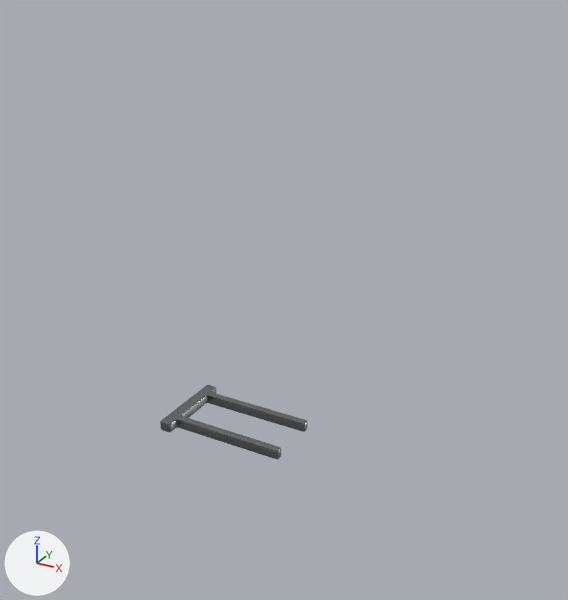
One commit to the FBX model Intensif_vr_Spaceship/Assets/GameAssets/3d/Fbx/LevierPrincipal.fbx: the scene before it, then after it.
The view is the same before and after, from a camera (50 mm lens) standing at (0.0067, -0.01039, 0.00785) and looking at (0.00108, -0.00019, 0.00275). The axes (+X, +Y, +Z) are drawn at lower left. The lights are the same throughout. Where no turn or scale is listed for an object, it has been applied to the vertices.

The first picture shows 'LevierPrincipal', 'LevierPrincipal1'.
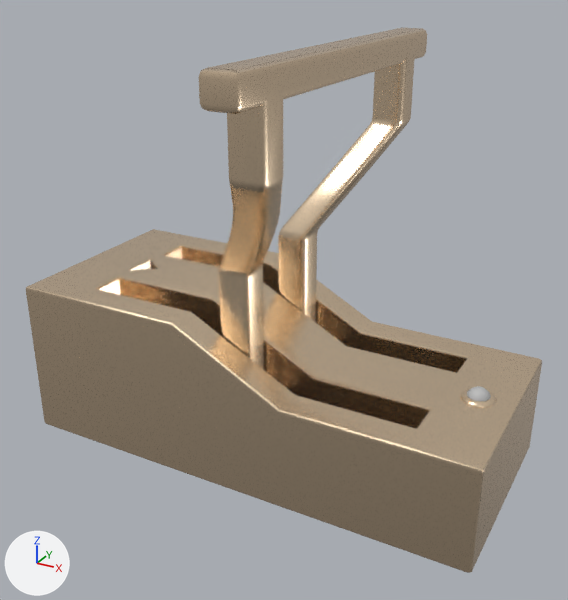
Pixel boxes [x1, y1, x2, y2] of what changed, in the pictures (568 x 600 px):
'LevierBase1', added (beige)
    after: [26, 229, 542, 573]
'LevierPrincipal1', surface changed, reshaped, moved
    before: [185, 385, 307, 432]
    after: [199, 43, 355, 369]
'LevierPrincipal', surface changed, reshaped, moved
    before: [160, 402, 281, 459]
    after: [278, 27, 427, 322]
'Lumiere', added
    after: [467, 386, 491, 401]

The change, as a list of edits to the scene's bpy script:
```text
Change mat_levierprincipalss:
    where n0 = _N.new('ShaderNodeBsdfPrincipled'); n0.name = 'Principled BSDF'
    add n0.inputs[0].default_value = (0.93, 0.723, 0.503, 1.0)  # 'Base Color', beige #f7ddbc
    add n0.inputs[1].default_value = 1.0  # 'Metallic'
    add n0.inputs[2].default_value = 0.25  # 'Roughness'
    remove n2 = _N.new('ShaderNodeTexImage'); n2.name = 'Image Texture'
    remove n2.image = img_levierprincipal_lambert1_basecolor_png
    remove n3 = _N.new('ShaderNodeTexImage'); n3.name = 'Image Texture.001'
    remove n3.image = img_levierprincipal_lambert1_roughness_png
    remove n4 = _N.new('ShaderNodeTexImage'); n4.name = 'Image Texture.002'
    remove n4.image = img_levierprincipal_lambert1_metallic_png
    remove _L.new(n2.outputs[0], n0.inputs[0])  # 'Color' to 'Base Color'
    remove _L.new(n3.outputs[0], n0.inputs[2])  # 'Color' to 'Roughness'
    remove _L.new(n4.outputs[0], n0.inputs[1])  # 'Color' to 'Metallic'
Add mat_lambert1:
    mat_lambert1 = principled_material('lambert1')
    mat_lambert1.base_color = (0.5, 0.5, 0.5)  # grey #bcbcbc
Change me_mesh_001:
    used by ob_levierprincipal1; location = (0.0, 0.0, 0.0)
    remove me_mesh_001.from_pydata(...)  # 152 vertices, 150 faces; spans x -0.00117..0.00117, y 0.0..0.00077, z -0.0001..0.0001
    add me_mesh_001.from_pydata(...)  # 240 vertices, 238 faces; spans x -0.00027..0.00135, y -0.00306..0.0, z 0.0..0.00577
    me_mesh_001 part 1: 152 vertices removed from x -0.00117..0.00117, y 0.0..0.00077, z -0.0001..0.0001; 240 vertices added at x -0.00027..0.00135, y -0.00306..0.0, z 0.0..0.00577
Change me_mesh:
    used by ob_levierprincipal; location = (0.0, -0.00038, 0.00009)
    remove me_mesh.from_pydata(...)  # 152 vertices, 150 faces; spans x -0.00117..0.00117, y -0.00039..0.00038, z -0.00019..0.00001
    add me_mesh.from_pydata(...)  # 240 vertices, 238 faces; spans x -0.00027..0.00135, y 0.0..0.00306, z 0.0..0.00577
    me_mesh part 2: 152 vertices removed from x -0.00117..0.00117, y -0.00039..0.00038, z -0.00019..0.00001; 240 vertices added at x -0.00027..0.00135, y 0.0..0.00306, z 0.0..0.00577
Add me_mesh_003:
    me_mesh_003.from_pydata(...)  # 451 vertices, 450 faces; spans x -0.00397..0.00397, y -0.00176..0.00176, z 0.0..0.00272
    me_mesh_003.materials.append(mat_levierprincipalss)  # beige #f7ddbc
Add me_mesh_001_1:
    me_mesh_001_1.from_pydata(...)  # 216 vertices, 224 faces; spans x 0.003381..0.003755, y -0.001114..-0.000739, z 0.001694..0.001881
    me_mesh_001_1.materials.append(mat_lambert1)  # grey #bcbcbc
Change ob_levierprincipal1:
    ob_levierprincipal1.location: (0.0, 0.0, 0.0) -> (0.00074, 0.0, 0.00094)
Change ob_levierprincipal:
    ob_levierprincipal.location: (0.0, -0.00038, 0.00009) -> (0.00074, 0.0, 0.00094)
Add ob_levierbase1:
    ob_levierbase1 = bpy.data.objects.new('LevierBase1', me_mesh_003)
    ob_levierbase1.location = (0.00092, 0.0, 0.0)
Add ob_lumiere:
    ob_lumiere = bpy.data.objects.new('Lumiere', me_mesh_001_1)
    ob_lumiere.location = (0.00074, 0.00093, 0.00004)
```
